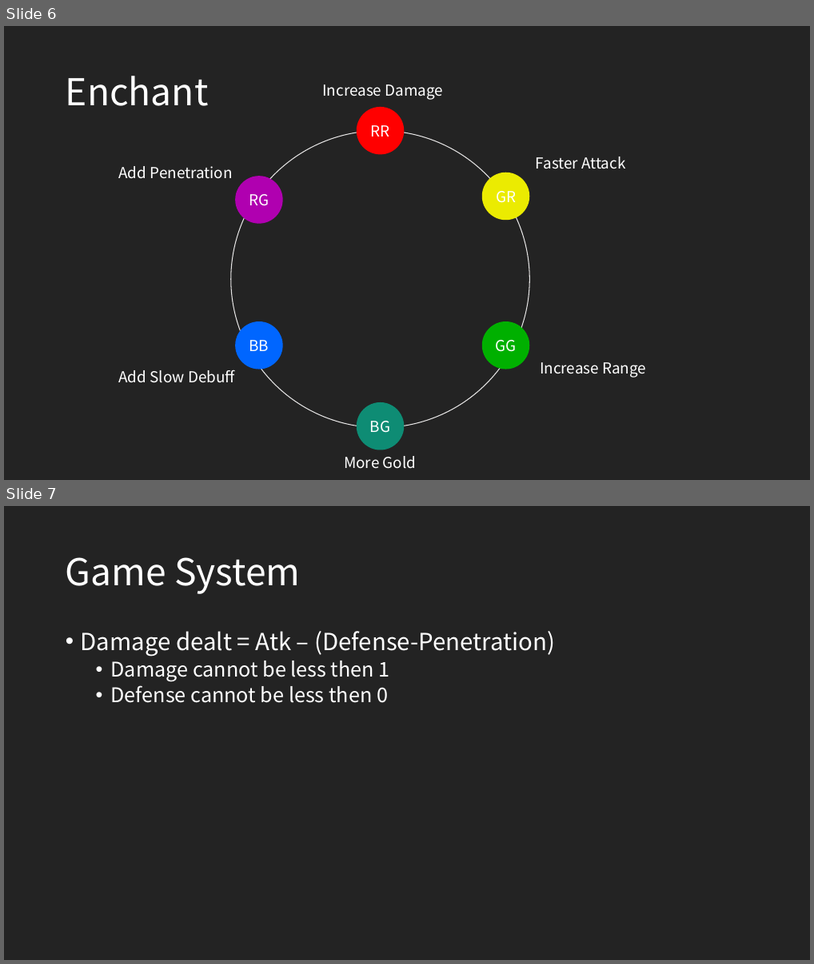
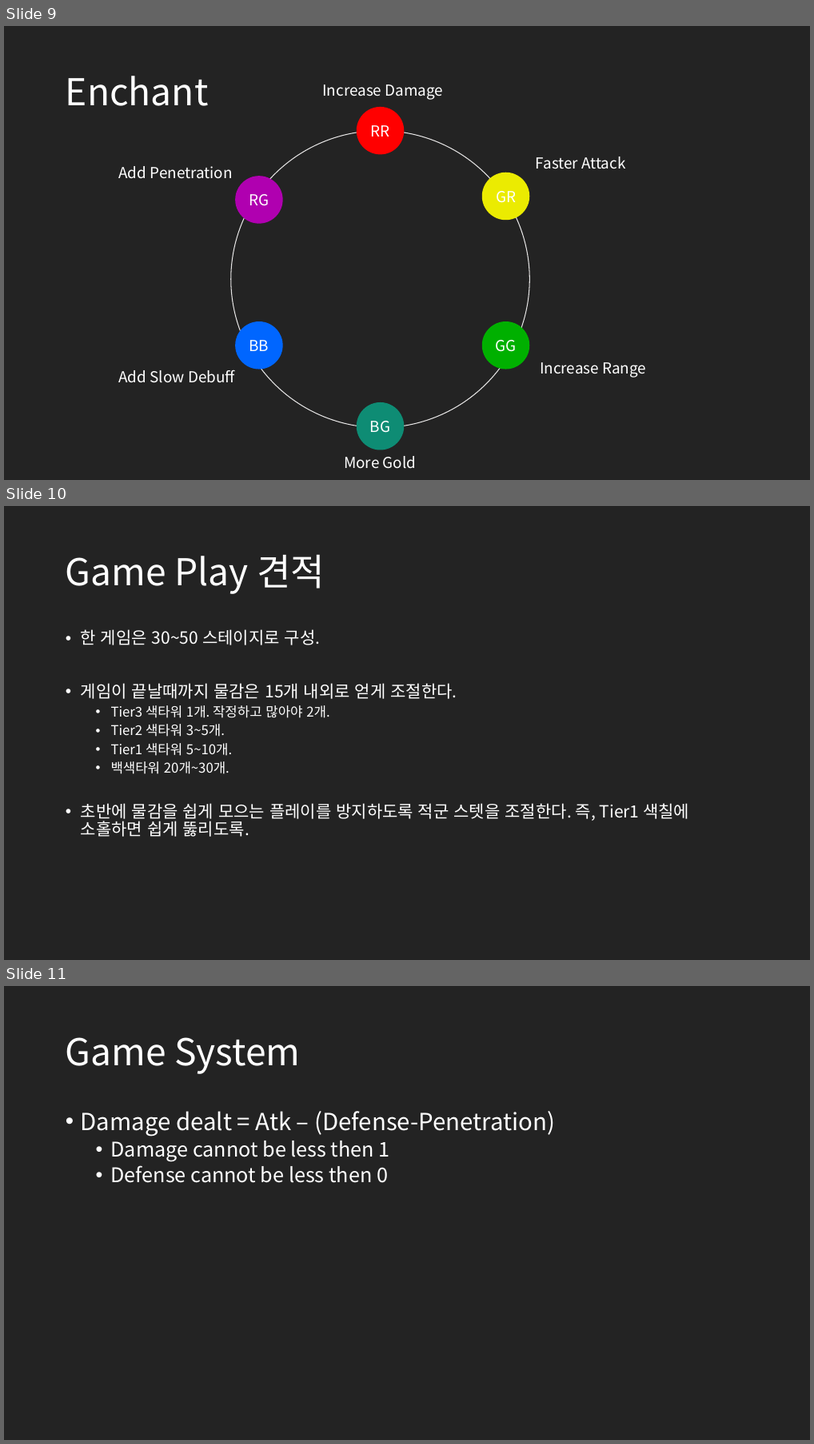
Before and after one commit to ryanking13/dye-td, a slide deck: concepts/HueTD_MainConcepts.pptx. Shown one above the other, each under a label of ours: slides 6 and 7 before the commit, slides 9, 10 and 11 after it. The pictures are 814x964 and 814x1444 pixels, drawn with LibreOffice and Linux fonts; fonts in the diff are those of the drawing. Boxes give left, top, right and bottom in pixels: in the first picture for what was removed or moved away, otherwise in the second. Text is boxed around its words. In the diff, an @@ line names an element or a change of style, - is before the commit and + after.

```diff
--- a/concepts/HueTD_MainConcepts.pptx
+++ b/concepts/HueTD_MainConcepts.pptx
@@ slide 10 added at (4, 506, 810, 960), background #232323 @@
@@ title added at (66, 554, 325, 594), 44 pt, text #FFFFFF @@
+Game Play 견적
@@ text added at (81, 629, 690, 836), 20 pt, text #FFFFFF @@
+• 한 게임은 30~50 스테이지로 구성.
+• 게임이 끝날때까지 물감은 15개 내외로 얻게 조절한다.
+  • Tier3 색타워 1개. 작정하고 많아야 2개.
+  • Tier2 색타워 3~5개.
+  • Tier1 색타워 5~10개.
+  • 백색타워 20개~30개.
+• 초반에 물감을 쉽게 모으는 플레이를 방지하도록 적군 스텟을 조절한다. 즉, Tier1 색칠에 소홀하면 쉽게 뚫리도록.
@@ what was slide 6 is now slide 9 @@
@@ what was slide 7 is now slide 11 @@
```
Also in this commit, not shown: 3 slides changed, 4 other slides added, 1 slide removed.
